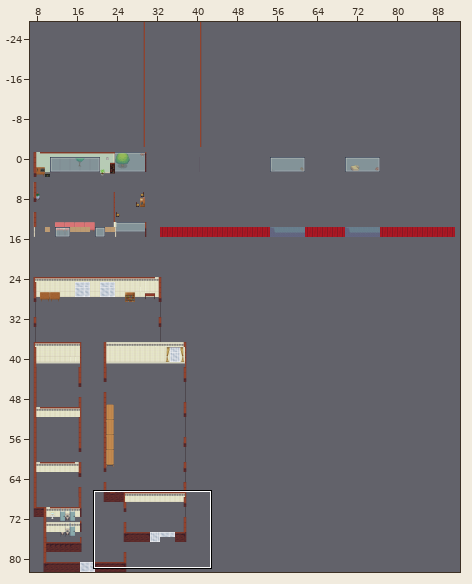
Tiled map: tiled_maps/ABC Neubau&Scheune.tmx. The picture above shows the old version from afar; the outline marks the close-up.
Close-up. Earlier state:
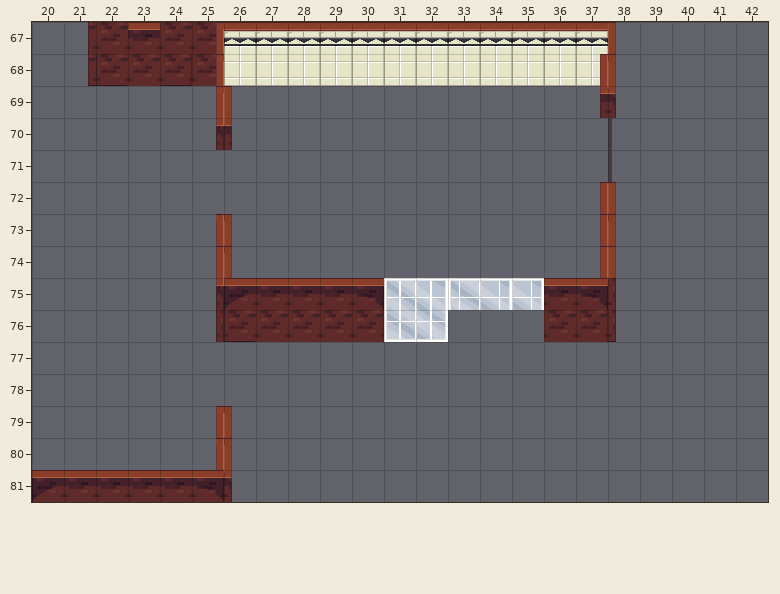
Cells are 32x32 px. Shown: x 20..42, y 67..81. The commit also changed other parts of the map, which this record leaves out. Not drawn, because the pictures are missing: unchanged layers "Ground", "Walls2".
Now the later version:
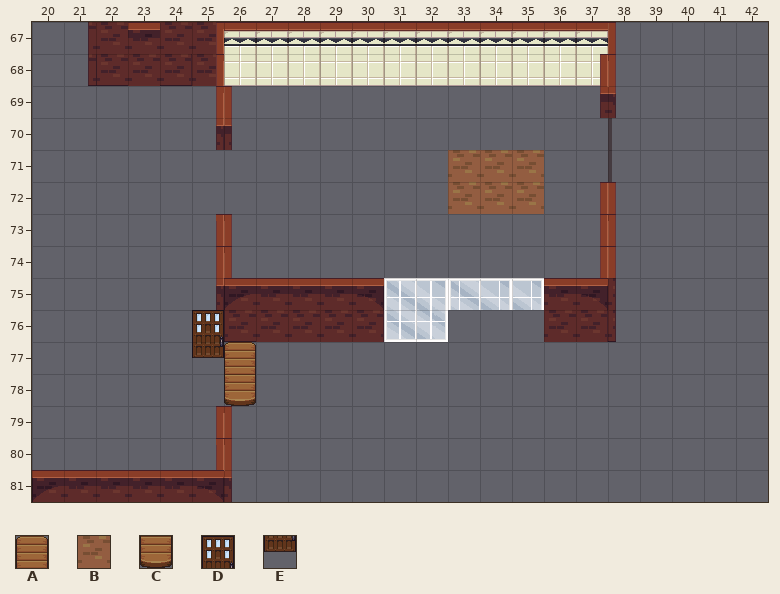
Key: from "ak&#039;s_assets": A 6, B 32, C 54, D 103, E 127.
_ is an empty cell.
Tiles of an added or newly shown layer are drawn over the layers below it.
From the commit log: Exit/Entry to Scheune
The edit:
{"where": "layer \"start\" (added)"}
{"y":71,"x":33,"old":"___","new":"BBB"}
{"y":72,"x":33,"old":"___","new":"BBB"}
{"where": "layer \"ABC\" (added)"}
{"y":76,"x":25,"old":"_","new":"D"}
{"y":77,"x":25,"old":"_","new":"E"}
{"where": "layer \"exitToOutdoor\" (added)"}
{"y":77,"x":26,"old":"_","new":"A"}
{"y":78,"x":26,"old":"_","new":"C"}
{"label":"added","picture_box":[448,150,544,214]}
{"label":"added","picture_box":[192,310,256,406]}
